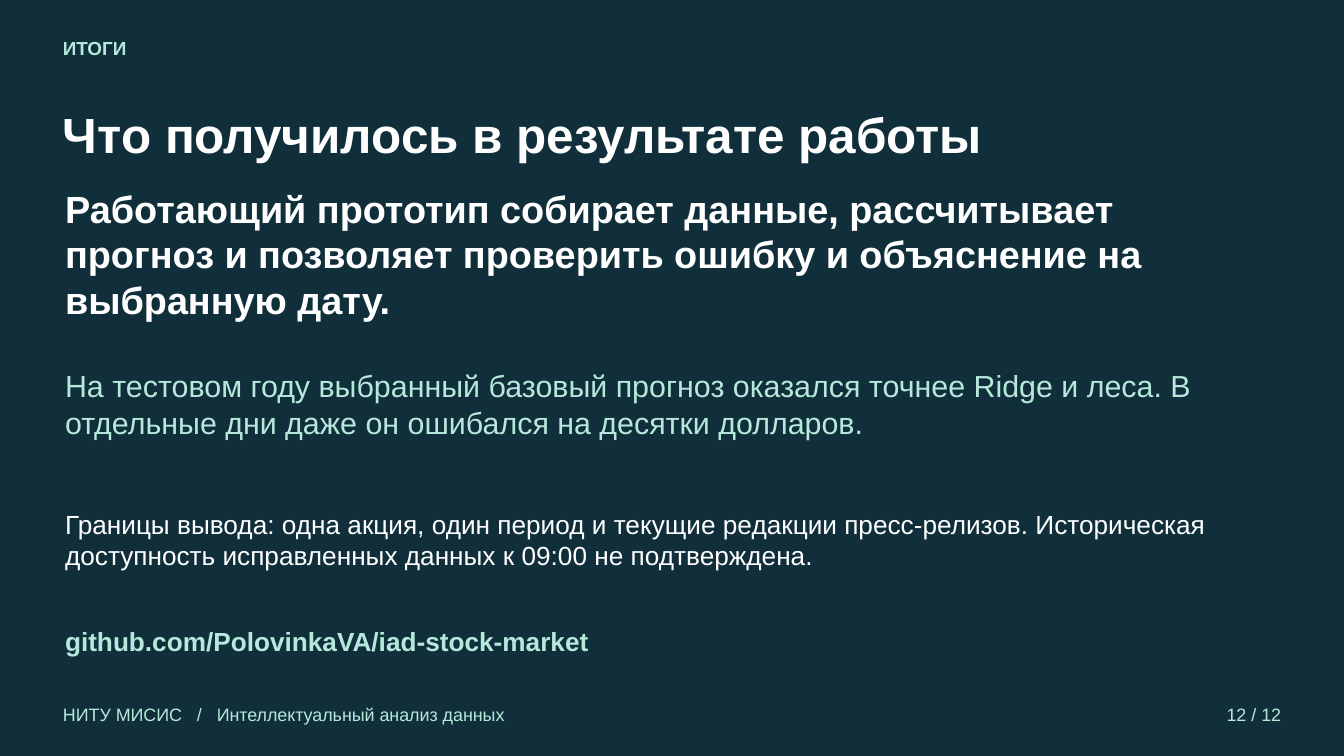
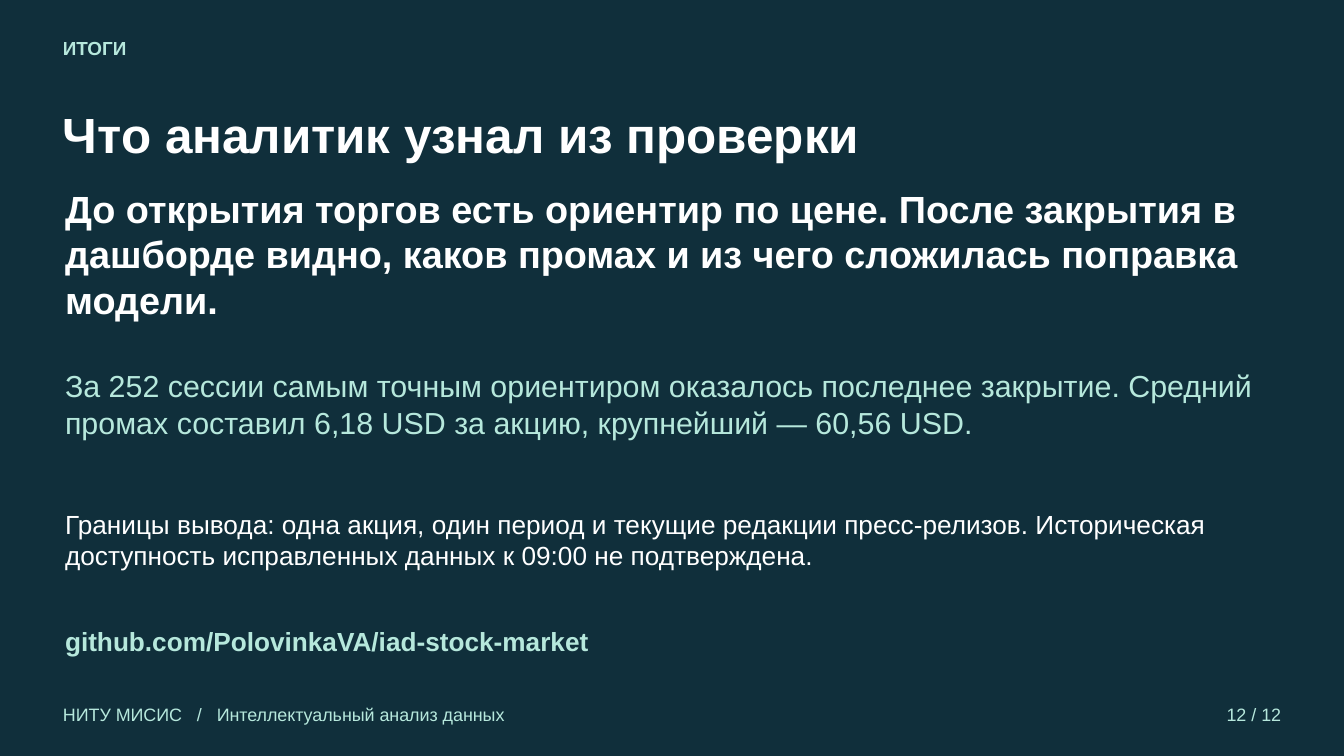
Before and after one commit to PolovinkaVA/iad-stock-market, a slide deck: slide 12 of reports/Презентация_ИАД_MSFT_Половинка_ВА.pptx. Drawn at 1344x756 pixels with LibreOffice and Linux fonts; fonts in the diff are those of the drawing. Boxes give left, top, right and bottom in pixels: in the first picture for what was removed or moved away, otherwise in the second. Text is boxed around its words. In the diff, an @@ line names an element or a change of style, - is before the commit and + after.

```diff
--- a/reports/Презентация_ИАД_MSFT_Половинка_ВА.pptx
+++ b/reports/Презентация_ИАД_MSFT_Половинка_ВА.pptx
@@ text at box(63, 119, 859, 162): text changed @@
-Что получилось в результате работы
+Что аналитик узнал из проверки
@@ text at box(65, 197, 1237, 321): text changed @@
-Работающий прототип собирает данные, рассчитывает прогноз и позволяет проверить ошибку и объяснение на выбранную дату.
+До открытия торгов есть ориентир по цене. После закрытия в дашборде видно, каков промах и из чего сложилась поправка модели.
@@ text at box(65, 374, 1252, 440): text changed @@
-На тестовом году выбранный базовый прогноз оказался точнее Ridge и леса. В отдельные дни даже он ошибался на десятки долларов.
+За 252 сессии самым точным ориентиром оказалось последнее закрытие. Средний промах составил 6,18 USD за акцию, крупнейший — 60,56 USD.
```
Also in this commit, not shown: 5 other slides changed.
